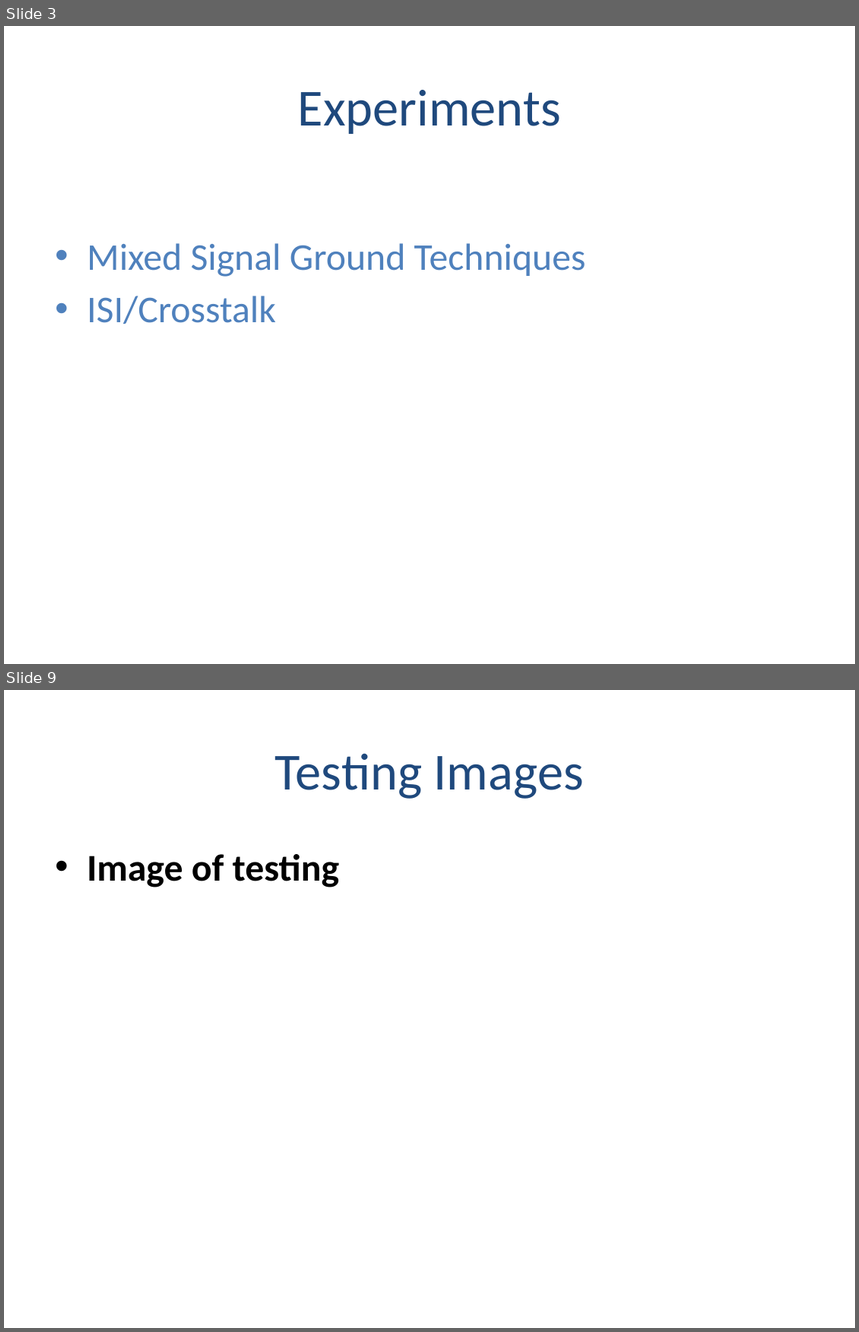
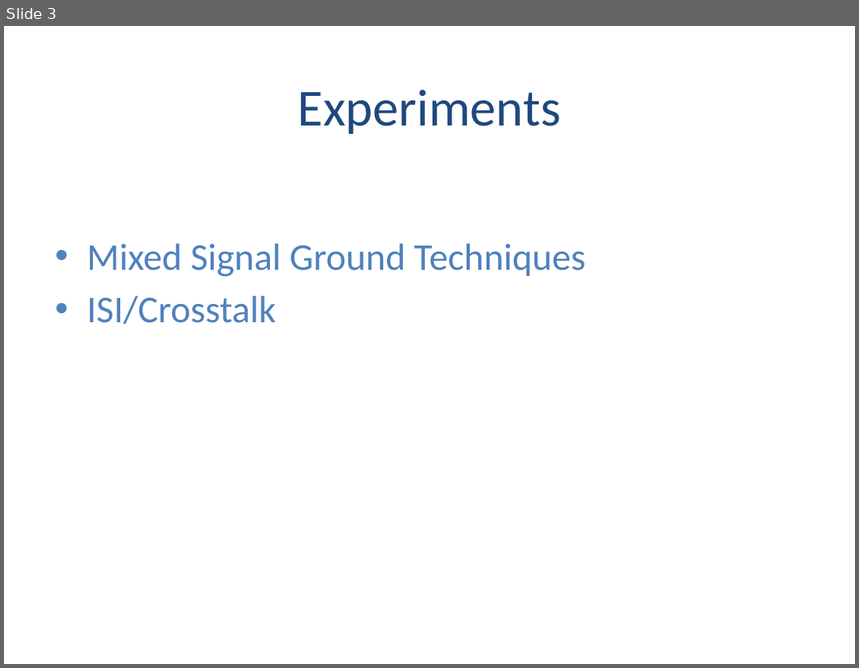
Before and after one commit to BrandonTowell/Capstone-Team-12, a slide deck: Documentation/T12 Final Presentation.pptx. Shown one above the other, each under a label of ours: slides 3 and 9 before the commit, slide 3 after it; the slides between them are not shown. The pictures are 859x1332 and 859x668 pixels, drawn with LibreOffice and Linux fonts; fonts in the diff are those of the drawing. Boxes give left, top, right and bottom in pixels: in the first picture for what was removed or moved away, otherwise in the second. Text is boxed around its words. In the diff, an @@ line names an element or a change of style, - is before the commit and + after.

```diff
--- a/Documentation/T12 Final Presentation.pptx
+++ b/Documentation/T12 Final Presentation.pptx
@@ slide 9 removed at (4,690,855,1328), background #FFFFFF @@
@@ title removed at (275,753,584,799) @@
-Testing Images
@@ text removed at (87,854,340,888) @@
-• Image of testing
```
Also in this commit, not shown: 8 slides changed, 4 slides added, 3 other slides removed.
